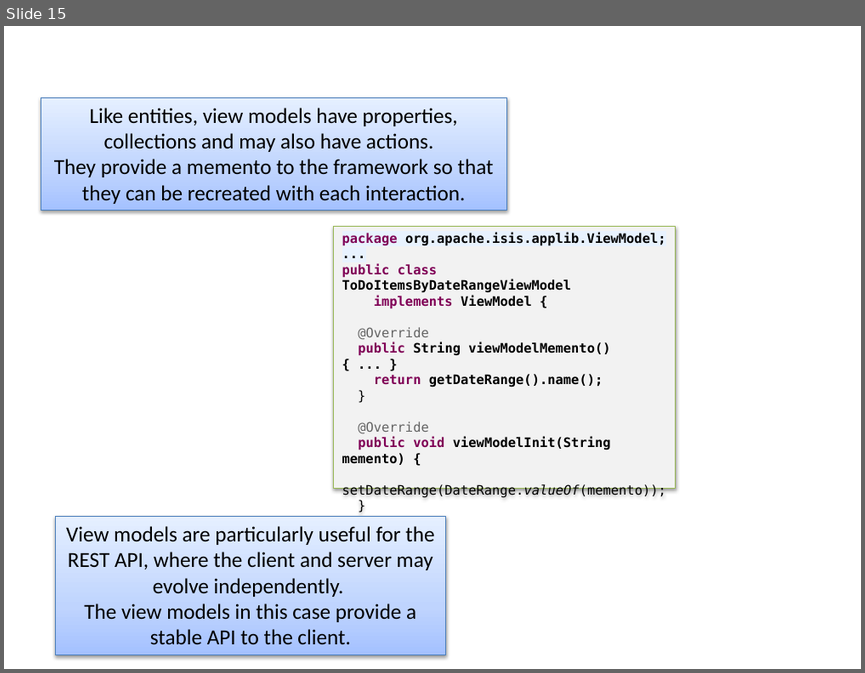
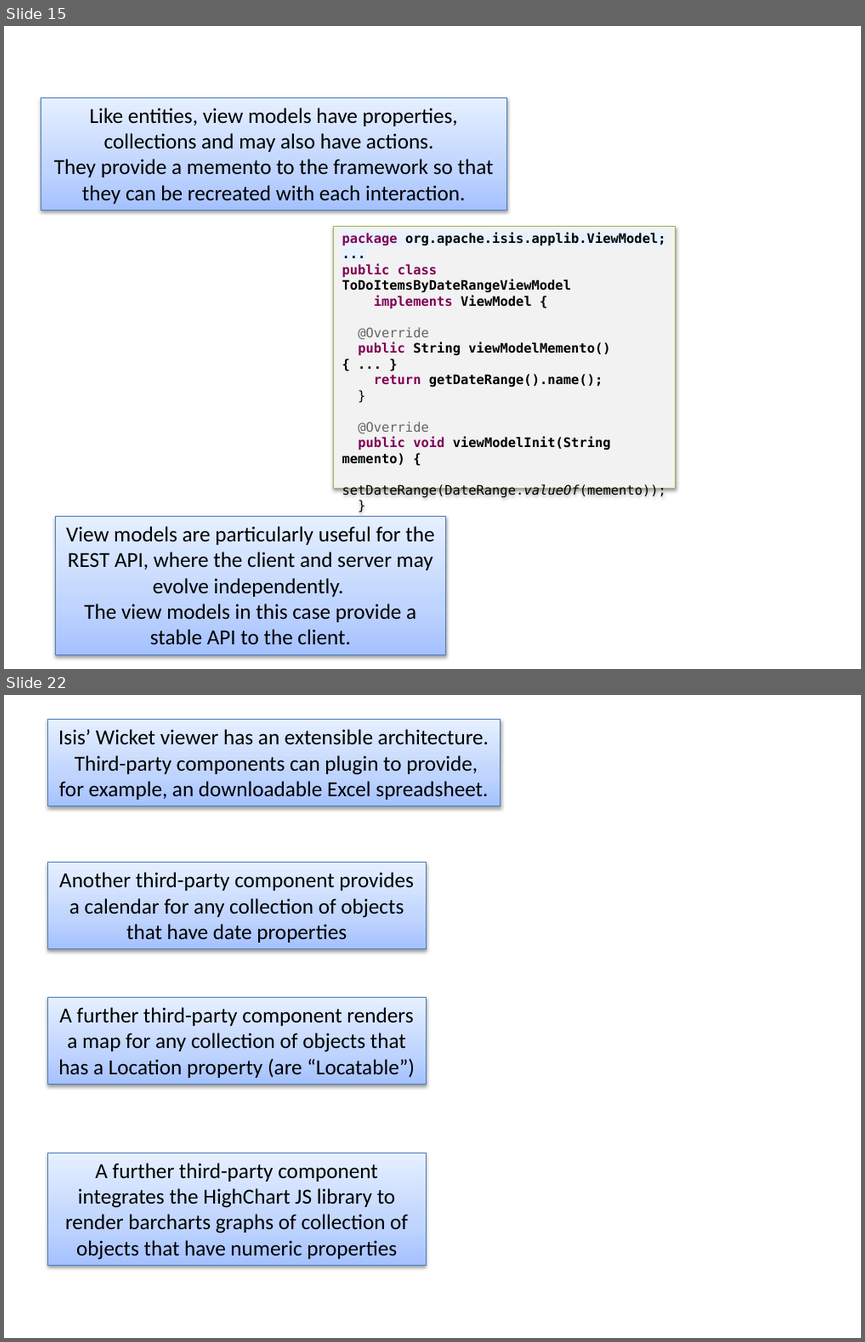
Before and after one commit to apache/causeway-site, a slide deck: content/images/screenshots2/screenshot-captions.pptx. Shown one above the other, each under a label of ours: slide 15 before the commit, slides 15 and 22 after it; the slides between them are not shown. The pictures are 865x673 and 865x1342 pixels, drawn with LibreOffice and Linux fonts; fonts in the diff are those of the drawing. Boxes give left, top, right and bottom in pixels: in the first picture for what was removed or moved away, otherwise in the second. Text is boxed around its words. In the diff, an @@ line names an element or a change of style, - is before the commit and + after.

```diff
--- a/content/images/screenshots2/screenshot-captions.pptx
+++ b/content/images/screenshots2/screenshot-captions.pptx
@@ slide 22 added at bbox=[4, 695, 861, 1338], background #FFFFFF @@
@@ rectangle added at bbox=[47, 720, 500, 806], fill gradient #A4C4FF to #BFD4FF to #E6EEFF, outline #4B7EBC 0.75 pt, 18 pt, text #000000 @@
+Isis’ Wicket viewer has an extensible architecture. Third-party components can plugin to provide, for example, an downloadable Excel spreadsheet.
@@ rectangle added at bbox=[47, 862, 426, 948], fill gradient #A4C4FF to #BFD4FF to #E6EEFF, outline #4B7EBC 0.75 pt, 18 pt, text #000000 @@
+Another third-party component provides a calendar for any collection of objects that have date properties
@@ rectangle added at bbox=[47, 998, 426, 1084], fill gradient #A4C4FF to #BFD4FF to #E6EEFF, outline #4B7EBC 0.75 pt, 18 pt, text #000000 @@
+A further third-party component renders a map for any collection of objects that has a Location property (are “Locatable”)
@@ rectangle added at bbox=[47, 1152, 426, 1265], fill gradient #A4C4FF to #BFD4FF to #E6EEFF, outline #4B7EBC 0.75 pt, 18 pt, text #000000 @@
+A further third-party component integrates the HighChart JS library to render barcharts graphs of collection of objects that have numeric properties
```
Also in this commit, not shown: 1 slide changed, 6 other slides added, 4 slides removed, 1 other file.
